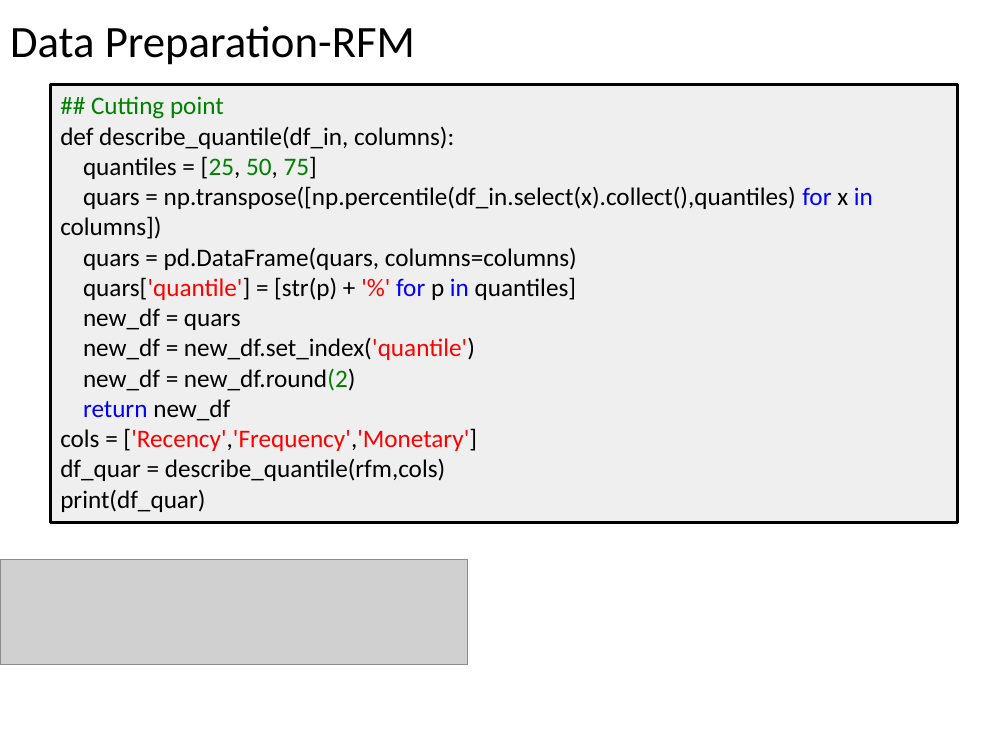
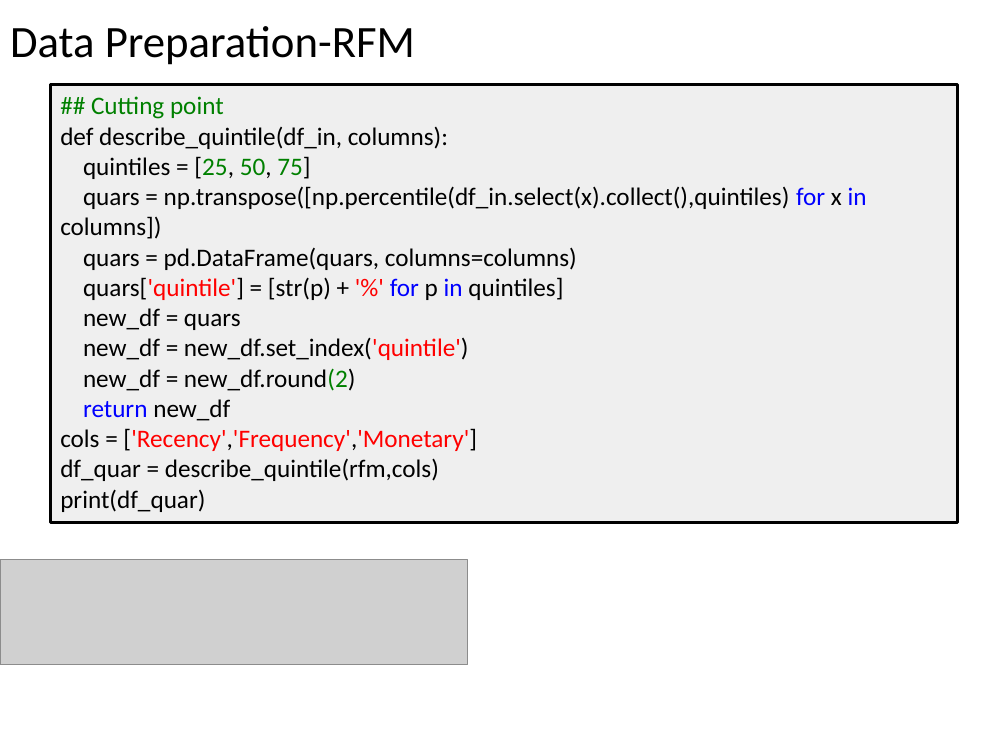
Before and after one commit to deviyantiam/finalproject, a slide deck: slide 12 of jcds03_finalproject.pptx. Drawn at 1008x756 pixels with LibreOffice and Linux fonts; fonts in the diff are those of the drawing; grey boxes stand for pictures. Boxes give left, top, right and bottom in pixels: in the first picture for what was removed or moved away, otherwise in the second. Text is boxed around its words. In the diff, an @@ line names an element or a change of style, - is before the commit and + after.

```diff
--- a/jcds03_finalproject.pptx
+++ b/jcds03_finalproject.pptx
@@ text in rectangle at (60, 127, 867, 239): text changed @@
-def describe_quantile(df_in, columns):
-quantiles = [25, 50, 75]
-quars = np.transpose([np.percentile(df_in.select(x).collect(),quantiles) for x in columns])
+def describe_quintile(df_in, columns):
+quintiles = [25, 50, 75]
+quars = np.transpose([np.percentile(df_in.select(x).collect(),quintiles) for x in columns])
@@ text in rectangle at (83, 277, 563, 300): text changed @@
-quars['quantile'] = [str(p) + '%' for p in quantiles]
+quars['quintile'] = [str(p) + '%' for p in quintiles]
@@ text in rectangle at (83, 337, 469, 360): text changed @@
-new_df = new_df.set_index('quantile')
+new_df = new_df.set_index('quintile')
@@ text in rectangle at (60, 458, 439, 481): text changed @@
-df_quar = describe_quantile(rfm,cols)
+df_quar = describe_quintile(rfm,cols)
```
Also in this commit, not shown: 9 other slides changed, 1 slide added, 1 other file.
